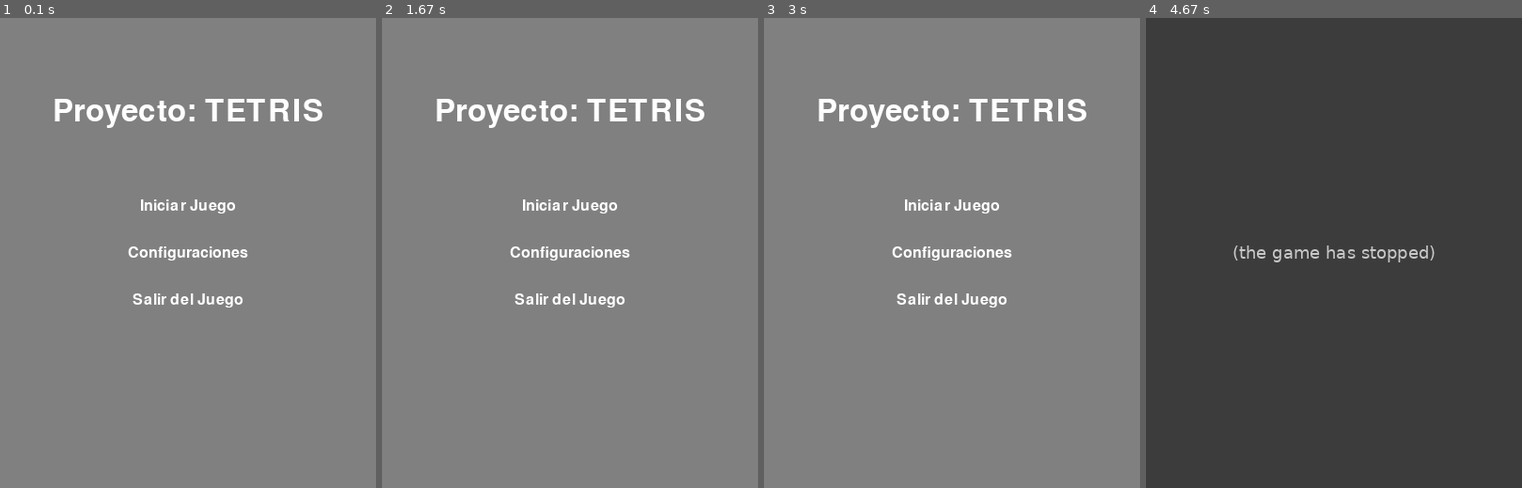
Above: before the commit, frames 1-4 (left to right).
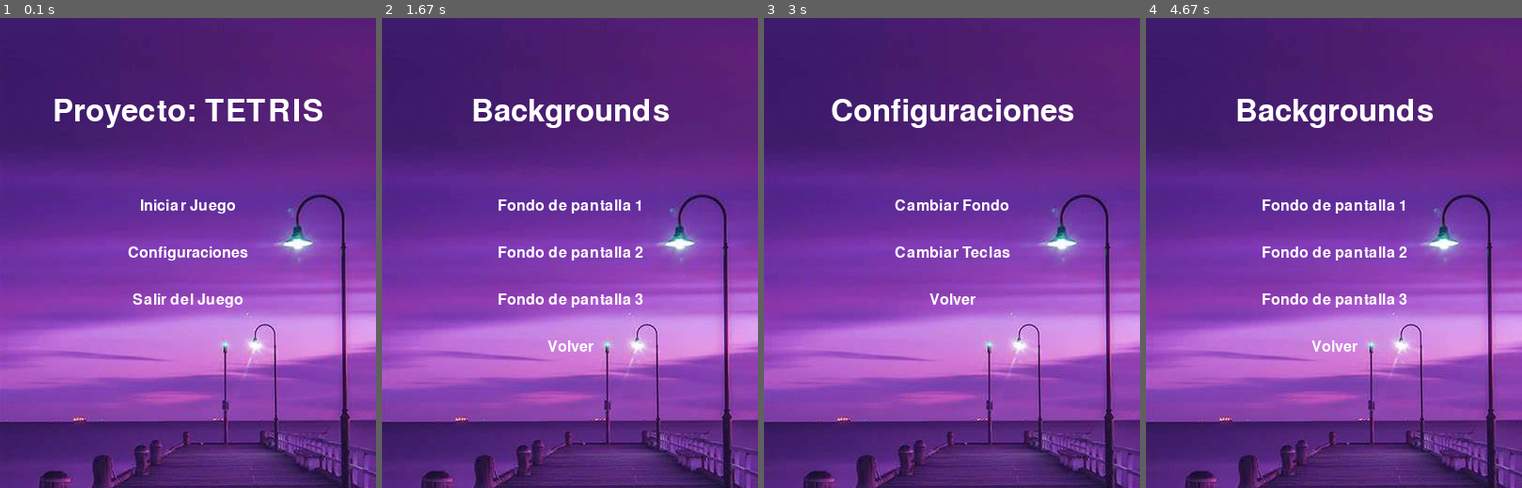
Above: after the commit, the same moments.

Repository: MugiwaraLombo/PA.TPF.Com1.Pygame
Game: pygame game, started from main.py
The game is run twice, just before and just after one commit, with the same random seed, the same clock (stepped at 60 frames per second) and the same inputs.
Inputs (mouse positions are in pixels of both pictures, inside the frame that each line leads up to):
- Up to frame 1 (0.1 s): no input
- Up to frame 2 (1.67 s): click "Configuraciones" at 0.38 s; click "Cambiar Fondo" at 0.72 s; click (570, 206) at 1.05 s, where only the run after the commit has a clickable "Fondo de pantalla 1"; click (570, 300) at 1.38 s, where only the run after the commit has a clickable "Fondo de pantalla 3"
- Up to frame 3 (3 s): click (952, 253) at 1.72 s, where only the run after the commit has a clickable "Fondo de pantalla 2"; click (854, 79) at 2.05 s; click "Volver" at 2.88 s
- Up to frame 4 (4.67 s): click (1334, 300) at 3.22 s, where only the run after the commit has a clickable "Volver"; click "Configuraciones" at 3.55 s; click "Cambiar Fondo" at 3.88 s; click "Fondo de pantalla 1" at 4.22 s; click "Fondo de pantalla 3" at 4.55 s

The runs differ from the first frame. In frame 1, 98% of the frame differs, in the area x 0-100%, y 0-100%; in frame 2, 99%; in frame 3, 99%; in frame 4, 100%.
Before the commit the program exited at 3.22 s; later frames show no game.

Commit message:
add files, add methods, fix bugs, update utils

Diff:
--- /dev/null
+++ b/config/settings.json
@@ -0,0 +1 @@
+{"resolution": [400, 500], "background": "python/PA.TPF.Com1.Pygame/config/bg3.jpg", "key_bindings": {"left": 1073741904, "right": 1073741903, "down": 1073741905, "rotate": 1073741906, "hold": 32, "pause": 27}}
--- a/tetris.py
+++ b/tetris.py
@@ -8,9 +8,9 @@
 
 class Tetris:
     def __init__(self):
-        pygame.init()
-        self.screen = pygame.display.set_mode((SCREEN_WIDTH, SCREEN_HEIGHT))
-        pygame.display.set_caption("Proyecto: TETRIS")
+        pygame.init() #Inicializa pygame
+        self.screen = pygame.display.set_mode((SCREEN_WIDTH, SCREEN_HEIGHT)) #Crea la pantalla de la app
+        pygame.display.set_caption("Proyecto: TETRIS") #Leyenda de la app
         self.clock = pygame.time.Clock()
         self.load_settings()
         self.paused = False
@@ -29,16 +29,22 @@
             Button("Volver", pygame.font.Font(None, 24), WHITE, (SCREEN_WIDTH // 2, SCREEN_HEIGHT // 2 + 50))
         ]
 
+        self.background_buttons = [
+            Button("Fondo de pantalla 1", pygame.font.Font(None, 24), WHITE, (SCREEN_WIDTH // 2, SCREEN_HEIGHT // 2 - 50)),
+            Button("Fondo de pantalla 2", pygame.font.Font(None, 24), WHITE, (SCREEN_WIDTH // 2, SCREEN_HEIGHT // 2)),
+            Button("Fondo de pantalla 3", pygame.font.Font(None, 24), WHITE, (SCREEN_WIDTH // 2, SCREEN_HEIGHT // 2 + 50)),
+            Button("Volver", pygame.font.Font(None, 24), WHITE, (SCREEN_WIDTH // 2, SCREEN_HEIGHT // 2 + 100))
+        ]
+
     def load_settings(self):
-        if not os.path.exists(CONFIG_DIR):
-            os.makedirs(CONFIG_DIR)
-        if os.path.exists(SETTINGS_FILE):
-            with open(SETTINGS_FILE, "r") as file:
-                self.settings = json.load(file)
+        if not os.path.exists(CONFIG_DIR): #Consulta si existe el directorio definido en la variable "CONFIG_DIR"
+            os.makedirs(CONFIG_DIR) #Crea un directorio de forma recursiva.
+        if os.path.exists(SETTINGS_FILE): #Consulta si existe el archivo definido en la variable "SETTINGS_FILE"
+            with open(SETTINGS_FILE, "r") as file: #Abre el archivo y lo identifica como "file"
+                self.settings = json.load(file) #Carga al atributo "settings" los datos del archivo identificado como "file"
         else:
             self.settings = {
                 "resolution": (SCREEN_WIDTH, SCREEN_HEIGHT),
-                "fullscreen": False,
                 "background": None,
                 "key_bindings": {
                     "left": pygame.K_LEFT,
@@ -50,11 +56,11 @@
                 }
             }
 
-    def save_settings(self):
+    def save_settings(self): #Guarda las configuraciones
         with open(SETTINGS_FILE, "w") as file:
             json.dump(self.settings, file)
 
-    def load_background(self):
+    def load_background(self): #Carga la imagen de fondo
         background_path = self.settings.get("background")
         if background_path and os.path.exists(background_path):
             self.bg_image = pygame.image.load(background_path)
@@ -83,34 +89,35 @@
                     pygame.draw.rect(self.screen, GRAY, (x * BLOCK_SIZE, y * BLOCK_SIZE, BLOCK_SIZE, BLOCK_SIZE), 1)
 
     def draw_next_pieces(self):
+        font = pygame.font.Font(None, 24)
+        next_pieces_text = font.render("Next Pieces:", True, WHITE)
+        self.screen.blit(next_pieces_text, (SCREEN_WIDTH - 100, 40))
         for i, piece in enumerate(self.next_pieces):
             for y, row in enumerate(piece.shape):
                 for x, col in enumerate(row):
                     if col:
-                        font = pygame.font.Font(None, 24)
-                        next_pieces_text = font.render("Next Pieces:", True, WHITE)
-                        self.screen.blit(next_pieces_text, (SCREEN_WIDTH - 100, 40))
+                        pygame.draw.line(self.screen, GRAY, (BLOCK_SIZE * 10, 0), (BLOCK_SIZE * 10, SCREEN_HEIGHT), 5)
                         pygame.draw.rect(self.screen, piece.color, (SCREEN_WIDTH - 100 + x * BLOCK_SIZE, 70 + i * 80 + y * BLOCK_SIZE, BLOCK_SIZE, BLOCK_SIZE))
                         pygame.draw.rect(self.screen, GRAY, (SCREEN_WIDTH - 100 + x * BLOCK_SIZE, 70 + i * 80 + y * BLOCK_SIZE, BLOCK_SIZE, BLOCK_SIZE), 1)
 
     def draw_hold_piece(self):
+        font = pygame.font.Font(None, 24)
+        hold_pieces_text = font.render("Hold Piece:", True, WHITE)
+        self.screen.blit(hold_pieces_text, (SCREEN_WIDTH - 100, 300))
         if self.hold_piece:
             for y, row in enumerate(self.hold_piece.shape):
                 for x, col in enumerate(row):
                     if col:
-                        font = pygame.font.Font(None, 24)
-                        hold_pieces_text = font.render("Hold Piece:", True, WHITE)
-                        self.screen.blit(hold_pieces_text, (SCREEN_WIDTH - 100, 300))
                         pygame.draw.rect(self.screen, self.hold_piece.color, (SCREEN_WIDTH - 100 + x * BLOCK_SIZE, 320 + y * BLOCK_SIZE, BLOCK_SIZE, BLOCK_SIZE))
                         pygame.draw.rect(self.screen, GRAY, (SCREEN_WIDTH - 100 + x * BLOCK_SIZE, 320 + y * BLOCK_SIZE, BLOCK_SIZE, BLOCK_SIZE), 1)
 
     def draw_score(self):
         font = pygame.font.Font(None, 24)
         score_text = font.render(f"Score: {self.score}", True, WHITE)
-        self.screen.blit(score_text, (SCREEN_WIDTH - 100, 400))
+        self.screen.blit(score_text, (SCREEN_WIDTH - 100, 450))
 
     def show_start_screen(self):
-        self.reset_game()  # Resetear el juego al mostrar la pantalla de inicio
+        self.reset_game()
         running = True
         while running:
             for event in pygame.event.get():
@@ -168,8 +175,40 @@
             pygame.display.flip()
 
     def change_background(self):
-        # Implementar lógica para cambiar el fondo del juego
-        pass
+        running = True
+        while running:
+            for event in pygame.event.get():
+                if event.type == pygame.QUIT:
+                    pygame.quit()
+                    quit()
+                elif event.type == pygame.MOUSEBUTTONDOWN:
+                    mouse_pos = event.pos
+                    if self.background_buttons[0].is_clicked(mouse_pos):
+                        self.settings["background"] = BACKGROUND_OPTION[0]
+                        self.load_background()
+                        self.save_settings()
+                    elif self.background_buttons[1].is_clicked(mouse_pos):
+                        self.settings["background"] = BACKGROUND_OPTION[1]
+                        self.load_background()
+                        self.save_settings()
+                    elif self.background_buttons[2].is_clicked(mouse_pos):
+                        self.settings["background"] = BACKGROUND_OPTION[2]
+                        self.load_background()
+                        self.save_settings()
+                    elif self.background_buttons[3].is_clicked(mouse_pos):
+                        running = False
+
+            self.screen.fill(BLACK)
+            if self.bg_image:
+                self.screen.blit(self.bg_image, (0, 0))
+            title_font = pygame.font.Font(None, 48)
+            title_text = title_font.render("Backgrounds", True, WHITE)
+            self.screen.blit(title_text, (SCREEN_WIDTH // 2 - title_text.get_width() // 2, SCREEN_HEIGHT // 6))
+
+            for button in self.background_buttons:
+                button.draw(self.screen)
+
+            pygame.display.flip()
 
     def change_keys(self):
         # Implementar lógica para cambiar las teclas
@@ -250,7 +289,9 @@
             self.draw_score()
 
             pygame.display.flip()
-            self.clock.tick(5) #altera la velocidad de caida de las piezas 1 es lento, 10 es rapido.
+            a = int(self.score)
+            x = (a / 1000) + 4
+            self.clock.tick(x) # Altera la velocidad de caida de las piezas en base al "score"
 
         self.show_game_over_screen()
 
--- a/utils.py
+++ b/utils.py
@@ -1,7 +1,7 @@
 import os
 
 # Directorio para almacenar los archivos de configuración y puntajes
-CONFIG_DIR = "config"
+CONFIG_DIR = "python/PA.TPF.Com1.Pygame/config"
 SCORES_FILE = os.path.join(CONFIG_DIR, "scores.json")
 SETTINGS_FILE = os.path.join(CONFIG_DIR, "settings.json")
 
@@ -31,3 +31,6 @@
             [[0, 0, 1], [1, 1, 1]],#J
             [[0, 1, 0], [1, 1, 1]]#T
         ]
+
+#Opciones de background
+BACKGROUND_OPTION = ("python/PA.TPF.Com1.Pygame/config/bg1.jpg", "python/PA.TPF.Com1.Pygame/config/bg2.jpg", "python/PA.TPF.Com1.Pygame/config/bg3.jpg")
Binary file added: config/bg1.jpg
Binary file added: config/bg3.jpg
